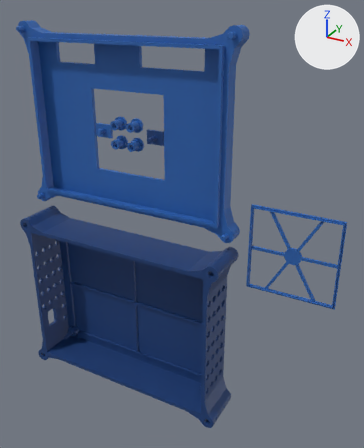
What one commit did to the glTF model LRS-350-24-SAB-1060-Enclosures/.sab_1060_print_set.step.glb.
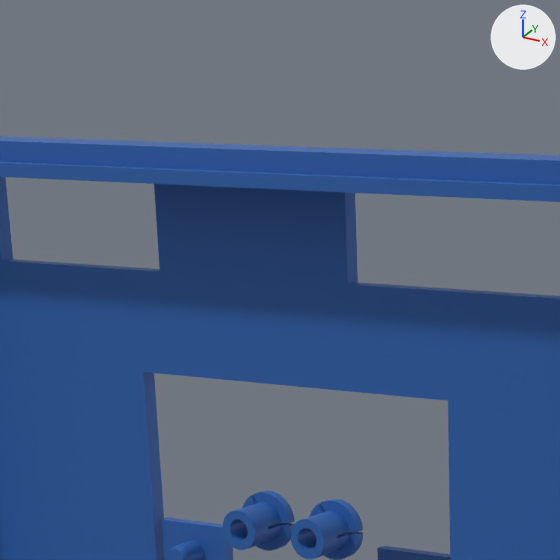
The first picture shows the older version from a 50 mm lens placed at (0.212, -0.306, 0.159), pointed at (0.047, -0.007, 0.009). The close-ups show the older and then the newer version on the part from 16% to 52% of the width and 0% to 30% of the height of that picture. Only the edits that show in the close-ups are written down. Every picture has the same lights, and +X, +Y and +Z are marked at upper right. Where no turn or scale is listed for an object, it has been applied to the vertices. Vertices at exactly the same position are counted once.

The first close-up shows 'o1.2', 'o1.5', 'o1.6', 'o1.7', 'o1.8'.
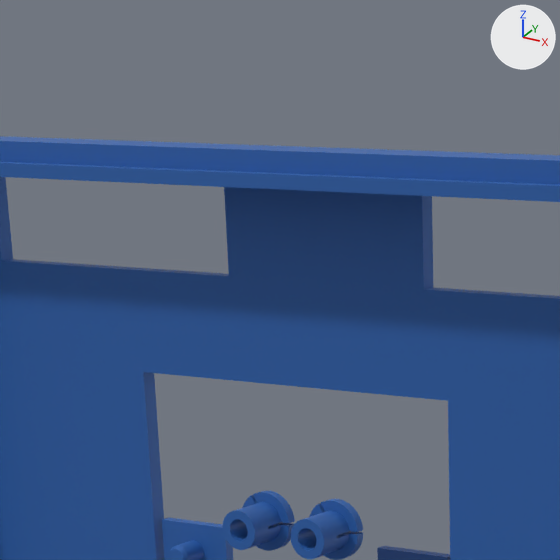
Where the newer file only moved an object's origin or applied its transform, the numbers keep the older frame.

Changed parts and their boxes (x1, y1, x2, y2) in the close-ups (560 x 560 px; the box of a moved part takes in the faces that stretch with it):
part 1 of me_lid_print_object_exterior_face_down, moved or reshaped
    before: (2, 259, 160, 371)
    after: (2, 259, 448, 401)
part 2 of me_lid_print_object_exterior_face_down, moved or reshaped (not visible afterwards)
    before: (154, 184, 322, 271)
part 3 of me_lid_print_object_exterior_face_down, moved or reshaped
    before: (143, 191, 560, 401)
    after: (224, 187, 560, 400)

What changed in the scene script:
```text
Change me_lid_print_object_exterior_face_down:
    where me_lid_print_object_exterior_face_down.from_pydata(...)  # 844 vertices, 1696 faces; spans x -0.09..0.09, y -0.016..0.0, z -0.071..0.071
    used by ob_o1_2; location = (0.0, 0.0, 0.0751)
    me_lid_print_object_exterior_face_down part 1: the 1 vertex in x -0.026, y -0.003, z 0.043 is moved by (0.014, 0.0, 0.0)
    me_lid_print_object_exterior_face_down part 2: the 1 vertex in x -0.026, y -0.003, z 0.058 is moved by (0.014, 0.0, 0.0)
    me_lid_print_object_exterior_face_down part 3: the 1 vertex in x 0.012, y -0.003, z 0.043 is moved by (0.014, 0.0, 0.0)
```
